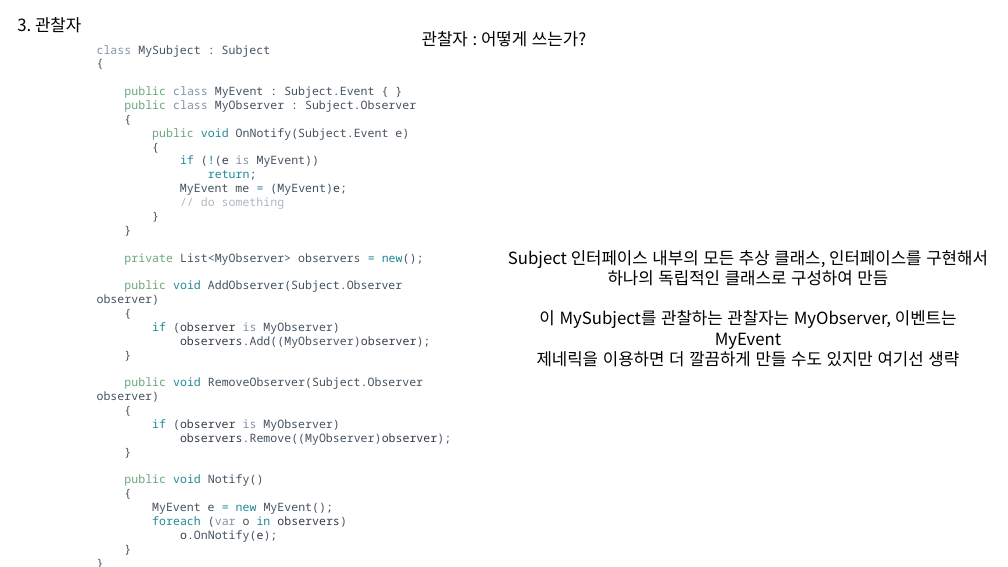
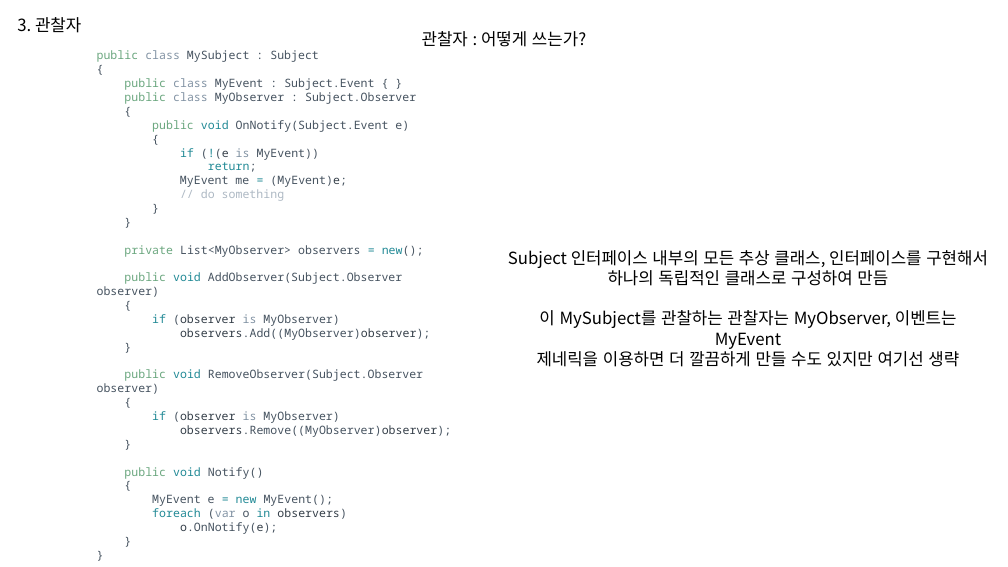
Before and after one commit to WooLyung/2023-Unity-CSharp, a slide deck: slide 32 of 6. 디자인 패턴 2.pptx (slide 33 before the commit). Drawn at 1008x567 pixels with LibreOffice and Linux fonts; fonts in the diff are those of the drawing. Boxes give left, top, right and bottom in pixels: in the first picture for what was removed or moved away, otherwise in the second. Text is boxed around its words. In the diff, an @@ line names an element or a change of style, - is before the commit and + after.

```diff
--- a/6. 디자인 패턴 2.pptx
+++ b/6. 디자인 패턴 2.pptx
@@ text at [97,50,374,90]: text changed @@
-class MySubject : Subject
-{
-public class MyEvent : Subject.Event { }
+public class MySubject : Subject
+{
+public class MyEvent : Subject.Event { }
```
Also in this commit, not shown: 4 other slides changed, 1 slide removed.
